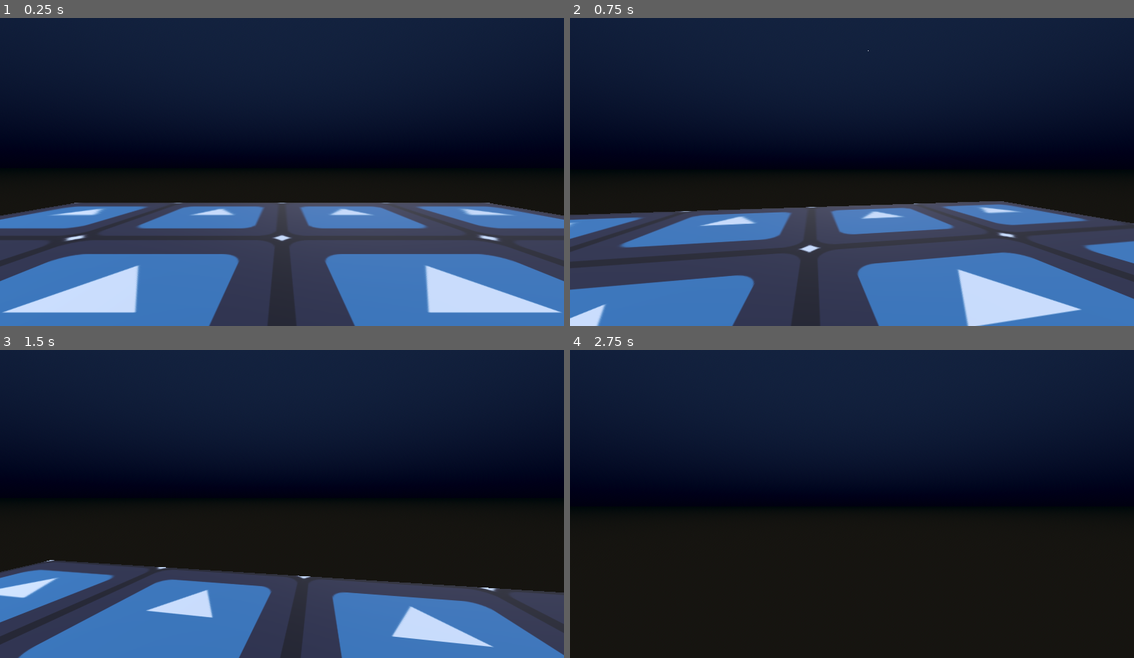
Above: before the commit, frames 1-4 (two rows, left to right).
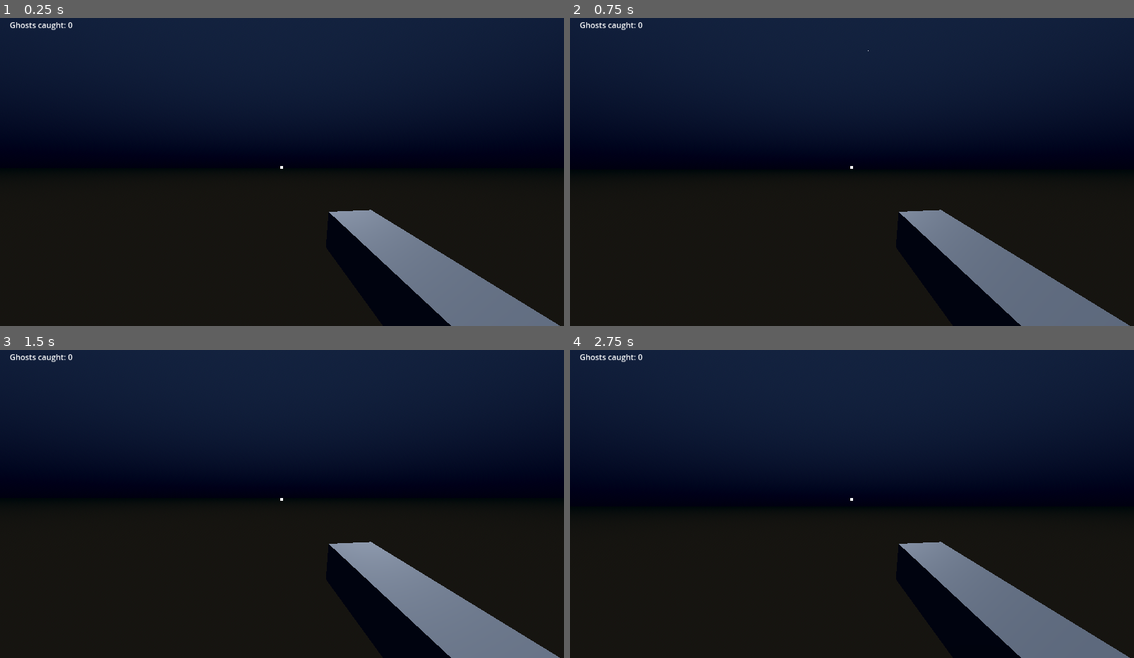
Above: after the commit, the same moments.

Repository: bit2death/Ghost-Ice
Game: Godot game, scene res://Scenes/world.tscn
The game is run twice, just before and just after one commit, with the same random seed, the same clock (stepped at 60 frames per second) and the same inputs. The engine's default icon, where the game draws it, is replaced by a stand-in: a white triangle on a blue panel in a dark square.
Inputs (mouse positions are in pixels of both pictures, inside the frame that each line leads up to):
- Up to frame 1 (0.25 s): no input
- Up to frame 2 (0.75 s): tap Enter at 0.5 s; move the mouse to (880, 165) at 0.52 s; press the mouse at (880, 165) at 0.53 s; hold W (forward) from 0.53 s (still down)
- Up to frame 3 (1.5 s): keep holding W (forward); tap Space (jump) at 0.77 s; move the mouse to (253, 500) at 1.27 s; release the mouse at (253, 500) at 1.28 s; tap Shift (sprint) at 1.35 s
- Up to frame 4 (2.75 s): keep holding W (forward); tap Space (jump) at 1.52 s; click (823, 500) at 1.55 s; move the mouse to (863, 494) at 2.02 s; press the mouse at (863, 494) at 2.03 s

The runs differ from the first frame. In frame 1, 40% of the frame differs, in the area x 0-100%, y 1-100%; in frame 2, 38%; in frame 3, 28%; in frame 4, 5.2%.

Commit message:
ghost functionality, main menu setup without scripts

Diff:
--- a/Scenes/Entity/Player/player.tscn
+++ /dev/null
@@ -1,23 +0,0 @@
-[gd_scene load_steps=4 format=3 uid="uid://gn22yg1stmfj"]
-
-[ext_resource type="Script" path="res://Scenes/Entity/Player/player.gd" id="1_kxrqq"]
-
-[sub_resource type="CapsuleShape3D" id="CapsuleShape3D_vwtln"]
-
-[sub_resource type="CapsuleMesh" id="CapsuleMesh_ka46e"]
-
-[node name="Player" type="CharacterBody3D"]
-script = ExtResource("1_kxrqq")
-
-[node name="CollisionShape3D" type="CollisionShape3D" parent="."]
-transform = Transform3D(1, 0, 0, 0, 1, 0, 0, 0, 1, 0, 1, 0)
-shape = SubResource("CapsuleShape3D_vwtln")
-
-[node name="MeshInstance3D" type="MeshInstance3D" parent="."]
-transform = Transform3D(1, 0, 0, 0, 1, 0, 0, 0, 1, 0, 1, 0)
-mesh = SubResource("CapsuleMesh_ka46e")
-
-[node name="Head" type="Node3D" parent="."]
-transform = Transform3D(1, 0, 0, 0, 1, 0, 0, 0, 1, 0, 1.7, 0)
-
-[node name="Camera3D" type="Camera3D" parent="Head"]
--- /dev/null
+++ b/Scenes/Entity/ghost.gd
@@ -0,0 +1,16 @@
+extends Area3D
+
+
+# Called when the node enters the scene tree for the first time.
+func _ready() -> void:
+	pass # Replace with function body.
+
+
+# Called every frame. 'delta' is the elapsed time since the previous frame.
+func _process(delta: float) -> void:
+	pass
+	# hover and float around a little
+
+func get_caught():
+	# suck animation
+	queue_free()
--- /dev/null
+++ b/Scenes/Entity/ghost.tscn
@@ -0,0 +1,16 @@
+[gd_scene load_steps=4 format=3 uid="uid://bcp7lt3n15mo8"]
+
+[ext_resource type="Script" path="res://Scenes/Entity/ghost.gd" id="1_fxryb"]
+
+[sub_resource type="SphereShape3D" id="SphereShape3D_x875w"]
+
+[sub_resource type="SphereMesh" id="SphereMesh_e2iyn"]
+
+[node name="Ghost" type="Area3D" groups=["ghost"]]
+script = ExtResource("1_fxryb")
+
+[node name="CollisionShape3D" type="CollisionShape3D" parent="."]
+shape = SubResource("SphereShape3D_x875w")
+
+[node name="MeshInstance3D" type="MeshInstance3D" parent="."]
+mesh = SubResource("SphereMesh_e2iyn")
--- a/Scenes/Entity/Player/player.gd
+++ b/Scenes/Entity/player.gd
@@ -1,8 +1,11 @@
 extends CharacterBody3D
 
 @onready var head = $Head
+@onready var vacuumArea = $Head/VacuumArea
 
 # preset values
+
+signal caught_ghost
 
 const WALK_SPEED = 4
 const SPRINT_SPEED = 7
@@ -18,10 +21,10 @@
 
 var mouse_pos = Vector2.ZERO
 
-func _ready():
-	Input.set_mouse_mode(Input.MOUSE_MODE_CAPTURED)
 
 func _physics_process(delta: float) -> void:
+	if position.y == -30:
+		position = self.get_parent().position
 	look_handler(delta)
 	# Add the gravity.
 	if not is_on_floor():
@@ -31,6 +34,9 @@
 		max_speed = SPRINT_SPEED
 	else:
 		max_speed = WALK_SPEED
+
+	if Input.is_action_pressed("lmb"):
+		vacuum()
 
 	# Handle jump.
 	if Input.is_action_just_pressed("jump") and is_on_floor():
@@ -52,6 +58,14 @@
 
 	move_and_slide()
 
+func vacuum():
+	# play sfx
+	var ghosts = vacuumArea.get_overlapping_areas()
+	for item in ghosts:
+		if item.is_in_group("ghost"):
+			item.get_caught()
+			emit_signal("caught_ghost")
+
 func look_handler(delta):
 	rotation.y += deg_to_rad(-mouse_pos.x) * mouse_sens * delta
 	head.rotation.x += deg_to_rad(-mouse_pos.y) * mouse_sens * delta
--- /dev/null
+++ b/Scenes/Entity/player.tscn
@@ -0,0 +1,39 @@
+[gd_scene load_steps=6 format=3 uid="uid://gn22yg1stmfj"]
+
+[ext_resource type="Script" path="res://Scenes/Entity/player.gd" id="1_kxrqq"]
+
+[sub_resource type="CapsuleShape3D" id="CapsuleShape3D_vwtln"]
+
+[sub_resource type="CapsuleMesh" id="CapsuleMesh_ka46e"]
+
+[sub_resource type="BoxMesh" id="BoxMesh_mp7rl"]
+
+[sub_resource type="CylinderShape3D" id="CylinderShape3D_xvtkx"]
+height = 4.0
+radius = 1.0
+
+[node name="Player" type="CharacterBody3D" groups=["player"]]
+script = ExtResource("1_kxrqq")
+
+[node name="CollisionShape3D" type="CollisionShape3D" parent="."]
+transform = Transform3D(1, 0, 0, 0, 1, 0, 0, 0, 1, 0, 1, 0)
+shape = SubResource("CapsuleShape3D_vwtln")
+
+[node name="MeshInstance3D" type="MeshInstance3D" parent="."]
+transform = Transform3D(1, 0, 0, 0, 1, 0, 0, 0, 1, 0, 1, 0)
+mesh = SubResource("CapsuleMesh_ka46e")
+
+[node name="Head" type="Node3D" parent="."]
+transform = Transform3D(1, 0, 0, 0, 1, 0, 0, 0, 1, 0, 1.7, 0)
+
+[node name="Camera3D" type="Camera3D" parent="Head"]
+
+[node name="Vacuum" type="MeshInstance3D" parent="Head"]
+transform = Transform3D(0.24111, 0.00694042, 0.15401, 0, 0.197534, -0.140886, -0.0481873, 0.0347271, 0.770604, 0.436097, -0.398416, -0.728256)
+mesh = SubResource("BoxMesh_mp7rl")
+
+[node name="VacuumArea" type="Area3D" parent="Head"]
+
+[node name="CollisionShape3D" type="CollisionShape3D" parent="Head/VacuumArea"]
+transform = Transform3D(1, 0, 0, 0, -4.37114e-08, -1, 0, 1, -4.37114e-08, 0, 0, -2)
+shape = SubResource("CylinderShape3D_xvtkx")
--- /dev/null
+++ b/Scenes/UI/main_menu.tscn
@@ -0,0 +1,47 @@
+[gd_scene load_steps=2 format=3 uid="uid://bnmxnm62tmlox"]
+
+[ext_resource type="Texture2D" uid="uid://bo14lacwa8oj1" path="res://icon.svg" id="1_58lne"]
+
+[node name="MainMenu" type="CanvasLayer"]
+
+[node name="MarginContainer" type="MarginContainer" parent="."]
+anchors_preset = 15
+anchor_right = 1.0
+anchor_bottom = 1.0
+grow_horizontal = 2
+grow_vertical = 2
+theme_override_constants/margin_left = 30
+theme_override_constants/margin_top = 0
+theme_override_constants/margin_right = 0
+theme_override_constants/margin_bottom = 0
+
+[node name="PanelContainer" type="PanelContainer" parent="MarginContainer"]
+layout_mode = 2
+size_flags_horizontal = 0
+size_flags_vertical = 4
+
+[node name="MarginContainer" type="MarginContainer" parent="MarginContainer/PanelContainer"]
+layout_mode = 2
+theme_override_constants/margin_left = 8
+theme_override_constants/margin_top = 8
+theme_override_constants/margin_right = 8
+theme_override_constants/margin_bottom = 8
+
+[node name="VBoxContainer" type="VBoxContainer" parent="MarginContainer/PanelContainer/MarginContainer"]
+layout_mode = 2
+
+[node name="PlayBtn" type="Button" parent="MarginContainer/PanelContainer/MarginContainer/VBoxContainer"]
+layout_mode = 2
+text = "Play"
+
+[node name="OptionsBtn" type="Button" parent="MarginContainer/PanelContainer/MarginContainer/VBoxContainer"]
+layout_mode = 2
+text = "Options"
+
+[node name="QuitBtn" type="Button" parent="MarginContainer/PanelContainer/MarginContainer/VBoxContainer"]
+layout_mode = 2
+text = "Quit"
+
+[node name="Title" type="Sprite2D" parent="MarginContainer"]
+position = Vector2(906, 304)
+texture = ExtResource("1_58lne")
--- /dev/null
+++ b/Scenes/world.gd
@@ -0,0 +1,18 @@
+extends Node3D
+
+var ghosts_caught : int = 0
+
+# Called when the node enters the scene tree for the first time.
+func _ready() -> void:
+	var players = get_tree().get_nodes_in_group("player")
+	for player in players:
+		player.caught_ghost.connect(self._on_ghost_caught)
+
+# Called every frame. 'delta' is the elapsed time since the previous frame.
+func _process(delta: float) -> void:
+	pass
+
+func _on_ghost_caught():
+	print("YAY")
+	ghosts_caught += 1
+	$UI/MarginContainer/GridContainer/CaughtLabel.text = str(ghosts_caught)
--- a/Scenes/world.tscn
+++ b/Scenes/world.tscn
@@ -1,7 +1,8 @@
-[gd_scene load_steps=6 format=3 uid="uid://ci0qpoanatlgm"]
+[gd_scene load_steps=7 format=3 uid="uid://ci0qpoanatlgm"]
 
-[ext_resource type="PackedScene" uid="uid://cpvg1e4ql5v72" path="res://Scenes/Maps/Graveyard.tscn" id="1_e5f8r"]
-[ext_resource type="PackedScene" uid="uid://gn22yg1stmfj" path="res://Scenes/Entity/Player/player.tscn" id="3_hi1ut"]
+[ext_resource type="Script" path="res://Scenes/world.gd" id="1_74ji3"]
+[ext_resource type="PackedScene" uid="uid://gn22yg1stmfj" path="res://Scenes/Entity/player.tscn" id="3_hi1ut"]
+[ext_resource type="PackedScene" uid="uid://bcp7lt3n15mo8" path="res://Scenes/Entity/ghost.tscn" id="4_rr1gj"]
 
 [sub_resource type="ProceduralSkyMaterial" id="ProceduralSkyMaterial_h6ctl"]
 sky_top_color = Color(0.0908633, 0.145094, 0.252176, 1)
@@ -17,11 +18,14 @@
 background_mode = 2
 sky = SubResource("Sky_e1bsg")
 
-[node name="World" type="Node3D"]
+[node name="WorldTemplate" type="Node3D"]
+script = ExtResource("1_74ji3")
 
-[node name="Graveyard" parent="." instance=ExtResource("1_e5f8r")]
+[node name="Map" type="Node3D" parent="."]
 
-[node name="Player" parent="." instance=ExtResource("3_hi1ut")]
+[node name="Players" type="Node3D" parent="."]
+
+[node name="Player" parent="Players" instance=ExtResource("3_hi1ut")]
 
 [node name="Env" type="Node3D" parent="."]
 
@@ -31,3 +35,44 @@
 [node name="DirectionalLight3D" type="DirectionalLight3D" parent="Env"]
 transform = Transform3D(-0.965926, -0.12941, 0.224144, 0, 0.866025, 0.5, -0.258819, 0.482963, -0.836516, 0, 3, 0)
 shadow_enabled = true
+
+[node name="UI" type="CanvasLayer" parent="."]
+
+[node name="MarginContainer" type="MarginContainer" parent="UI"]
+offset_right = 40.0
+offset_bottom = 40.0
+theme_override_constants/margin_left = 20
+theme_override_constants/margin_top = 20
+theme_override_constants/margin_right = 20
+theme_override_constants/margin_bottom = 20
+
+[node name="GridContainer" type="GridContainer" parent="UI/MarginContainer"]
+layout_mode = 2
+columns = 2
+
+[node name="Label" type="Label" parent="UI/MarginContainer/GridContainer"]
+layout_mode = 2
+text = "Ghosts caught:"
+
+[node name="CaughtLabel" type="Label" parent="UI/MarginContainer/GridContainer"]
+layout_mode = 2
+text = "0"
+
+[node name="CenterContainer" type="CenterContainer" parent="UI"]
+anchors_preset = 15
+anchor_right = 1.0
+anchor_bottom = 1.0
+grow_horizontal = 2
+grow_vertical = 2
+
+[node name="ColorRect" type="ColorRect" parent="UI/CenterContainer"]
+custom_minimum_size = Vector2(5, 5)
+layout_mode = 2
+
+[node name="Ghosts" type="Node3D" parent="."]
+
+[node name="Ghost" parent="Ghosts" instance=ExtResource("4_rr1gj")]
+transform = Transform3D(1, 0, 0, 0, 1, 0, 0, 0, 1, 0, 2, 4)
+
+[node name="Ghost2" parent="Ghosts" instance=ExtResource("4_rr1gj")]
+transform = Transform3D(1, 0, 0, 0, 1, 0, 0, 0, 1, 5, 2, 4)
--- /dev/null
+++ b/Scripts/helper.gd
@@ -0,0 +1,17 @@
+extends Node
+
+func _ready():
+	Input.mouse_mode = Input.MOUSE_MODE_CAPTURED
+	# animTree.active = true
+
+
+# Called every frame. 'delta' is the elapsed time since the previous frame.
+func _process(delta: float) -> void:
+	pass
+
+func _input(event):
+	if event.as_text() == "Escape" and event.is_pressed():
+		if(Input.mouse_mode == Input.MOUSE_MODE_CAPTURED):
+			Input.mouse_mode = Input.MOUSE_MODE_VISIBLE
+		else:
+			Input.mouse_mode = Input.MOUSE_MODE_CAPTURED
--- a/project.godot
+++ b/project.godot
@@ -14,6 +14,10 @@
 run/main_scene="res://Scenes/world.tscn"
 config/features=PackedStringArray("4.3", "GL Compatibility")
 config/icon="res://icon.svg"
+
+[autoload]
+
+Helper="*res://Scripts/helper.gd"
 
 [input]
 
@@ -47,6 +51,21 @@
 "events": [Object(InputEventKey,"resource_local_to_scene":false,"resource_name":"","device":-1,"window_id":0,"alt_press …(195 unchanged characters)…
 ]
 }
+lmb={
+"deadzone": 0.5,
+"events": [Object(InputEventMouseButton,"resource_local_to_scene":false,"resource_name":"","device":-1,"window_id":0,"alt_pressed":false,"shift_pressed":false,"ctrl_pressed":false,"meta_pressed":false,"button_mask":0,"position":Vector2(0, 0),"global_position":Vector2(0, 0),"factor":1.0,"button_index":1,"canceled":false,"pressed":false,"double_click":false,"script":null)
+]
+}
+rmb={
+"deadzone": 0.5,
+"events": [Object(InputEventMouseButton,"resource_local_to_scene":false,"resource_name":"","device":-1,"window_id":0,"alt_pressed":false,"shift_pressed":false,"ctrl_pressed":false,"meta_pressed":false,"button_mask":0,"position":Vector2(0, 0),"global_position":Vector2(0, 0),"factor":1.0,"button_index":2,"canceled":false,"pressed":false,"double_click":false,"script":null)
+]
+}
+interact={
+"deadzone": 0.5,
+"events": [Object(InputEventKey,"resource_local_to_scene":false,"resource_name":"","device":-1,"window_id":0,"alt_pressed":false,"shift_pressed":false,"ctrl_pressed":false,"meta_pressed":false,"pressed":false,"keycode":0,"physical_keycode":69,"key_label":0,"unicode":101,"location":0,"echo":false,"script":null)
+]
+}
 
 [rendering]
 
